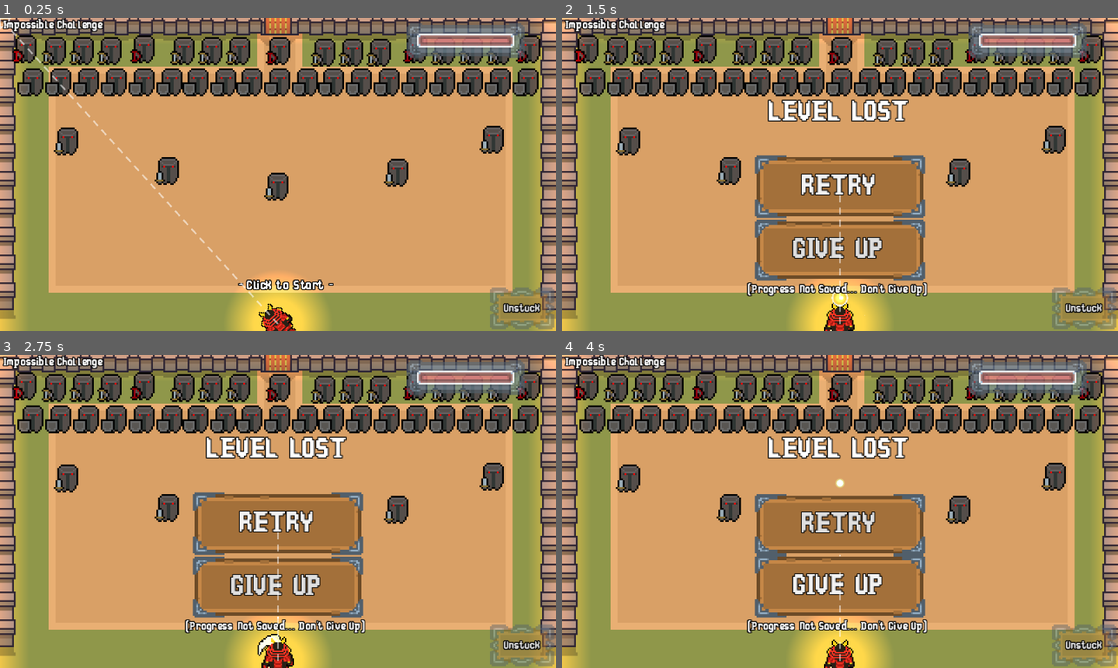
Above: before the commit, frames 1-4 (two rows, left to right).
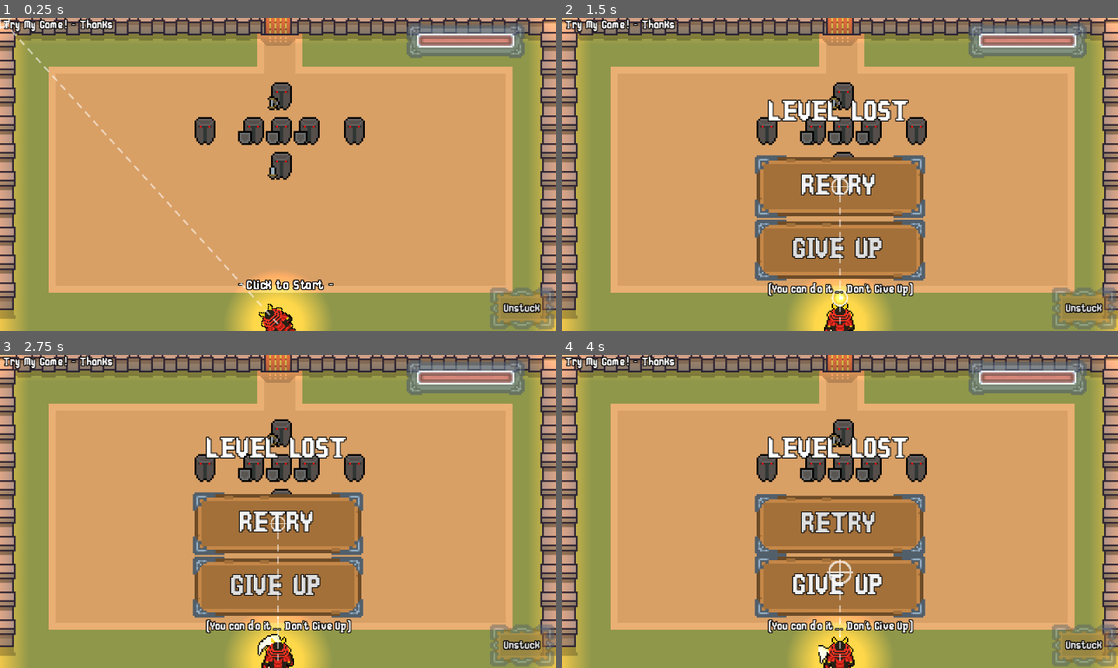
Above: after the commit, the same moments.

Repository: kenji-adachi/orb-samurai
Game: Godot game, scene res://Testing/LevelTesting.tscn
Two runs of this game, one before a commit and one after it. Both use one fixed random seed, a clock stepped at 60 frames per second and the inputs below. This scene is started directly instead of the project's main scene. Sound files missing from this copy of the repository are replaced by a short silence.
Inputs:
- Up to frame 1 (0.25 s): no input
- Up to frame 2 (1.5 s): click "Unstuck" at 0.5 s; click "RETRY" at 1.25 s
- Up to frame 3 (2.75 s): click "RETRY" at 2 s
- Up to frame 4 (4 s): click "RETRY" at 2.75 s; click "GIVE UP" at 3.5 s

The runs differ from the first frame. In frame 1, 16% of the frame differs, in the area x 0-98%, y 0-59%; in frame 2, 16%; in frame 3, 16%; in frame 4, 17%, in the area x 0-98%, y 0-100%.

Commit message:
Added Publishing Content and Final Touches for release

Diff:
--- /dev/null
+++ b/Levels/DisplayLevel/display_level.tscn
@@ -0,0 +1,33 @@
+[gd_scene format=3 uid="uid://xvqtdmmjaaig"]
+
+[ext_resource type="PackedScene" uid="uid://cagrg0efsct2m" path="res://Levels/base_level.tscn" id="1_2bg4w"]
+[ext_resource type="PackedScene" uid="uid://xne27ih10ias" path="res://Core/Enemy/shieldEnemy.tscn" id="2_l117l"]
+[ext_resource type="PackedScene" uid="uid://cwamujttsxgvh" path="res://Core/Enemy/enemy.tscn" id="3_gcy0f"]
+[ext_resource type="PackedScene" uid="uid://d0ugjojarcpea" path="res://Core/Enemy/bow_enemy.tscn" id="4_sq5w0"]
+[ext_resource type="PackedScene" uid="uid://c0ipclmd4ccqr" path="res://Core/Enemy/sword_enemy.tscn" id="5_45nyj"]
+
+[node name="DisplayLevel" unique_id=181910146 instance=ExtResource("1_2bg4w")]
+
+[node name="ShieldEnemy" parent="Enemies" parent_id_path=PackedInt32Array(500221723) index="0" unique_id=2094694508 instance=ExtResource("2_l117l")]
+position = Vector2(162, 65)
+
+[node name="ShieldEnemy2" parent="Enemies" parent_id_path=PackedInt32Array(500221723) index="1" unique_id=863700257 instance=ExtResource("2_l117l")]
+position = Vector2(146, 65)
+
+[node name="ShieldEnemy3" parent="Enemies" parent_id_path=PackedInt32Array(500221723) index="2" unique_id=1476340571 instance=ExtResource("2_l117l")]
+position = Vector2(178, 65)
+
+[node name="Enemy" parent="Enemies" parent_id_path=PackedInt32Array(500221723) index="3" unique_id=1694905836 instance=ExtResource("3_gcy0f")]
+position = Vector2(118, 65)
+
+[node name="Enemy2" parent="Enemies" parent_id_path=PackedInt32Array(500221723) index="4" unique_id=1360042872 instance=ExtResource("3_gcy0f")]
+position = Vector2(204, 65)
+
+[node name="BowEnemy" parent="Enemies" parent_id_path=PackedInt32Array(500221723) index="5" unique_id=1523783529 instance=ExtResource("4_sq5w0")]
+position = Vector2(162, 45)
+
+[node name="SwordEnemy" parent="Enemies" parent_id_path=PackedInt32Array(500221723) index="6" unique_id=1012774082 instance=ExtResource("5_45nyj")]
+position = Vector2(162, 85)
+
+[node name="LevelName" parent="." index="7" unique_id=1808785625]
+text = "Try My Game! - Thanks"
--- /dev/null
+++ b/Resources/Publishing/CoverScene.tscn
@@ -0,0 +1,48 @@
+[gd_scene format=3 uid="uid://b6ea16b0uy4rm"]
+
+[ext_resource type="Texture2D" uid="uid://hm44i0pl0aij" path="res://UI/MainMenu/SamuraiMainMenuBackgroundNonAnimated.png" id="1_3rkbw"]
+[ext_resource type="Theme" uid="uid://bvj5cx2jg5kee" path="res://Resources/main_theme.tres" id="2_ulv2y"]
+[ext_resource type="PackedScene" uid="uid://cwamujttsxgvh" path="res://Core/Enemy/enemy.tscn" id="3_cx325"]
+[ext_resource type="PackedScene" uid="uid://vwdxliu34di4" path="res://Core/Player/player.tscn" id="4_4d6q1"]
+[ext_resource type="PackedScene" uid="uid://d0d00kkpa18ii" path="res://Core/GameBall/GameBall.tscn" id="5_3igfy"]
+
+[node name="CoverScene" type="Node2D" unique_id=2003466130]
+
+[node name="TextureRect" type="TextureRect" parent="." unique_id=393491513]
+offset_right = 40.0
+offset_bottom = 40.0
+texture = ExtResource("1_3rkbw")
+
+[node name="Label" type="Label" parent="." unique_id=1034554581]
+use_parent_material = true
+offset_left = 66.0
+offset_top = 36.0
+offset_right = 256.0
+offset_bottom = 76.0
+theme = ExtResource("2_ulv2y")
+theme_override_colors/font_color = Color(0.7680723, 0.6911754, 0, 1)
+theme_override_colors/font_shadow_color = Color(0, 0, 0, 0.8666667)
+theme_override_colors/font_outline_color = Color(0.4296193, 4.2716042e-07, 1.6845763e-07, 1)
+theme_override_font_sizes/font_size = 40
+text = "ORB SAMURAI"
+
+[node name="Enemy" parent="." unique_id=2094694508 instance=ExtResource("3_cx325")]
+position = Vector2(85.99999, 116.000015)
+rotation = 0.17996031
+scale = Vector2(5.093618, 5.093618)
+
+[node name="Player" parent="." unique_id=2127532797 instance=ExtResource("4_4d6q1")]
+position = Vector2(240, 131.00002)
+rotation = -0.28780332
+scale = Vector2(4.3507833, 4.3507833)
+
+[node name="AnimatedSprite2D" parent="Player" index="2" unique_id=1191709835]
+animation = &"slash"
+frame = 1
+frame_progress = 0.0
+
+[node name="GameBall" parent="." unique_id=1923814879 instance=ExtResource("5_3igfy")]
+position = Vector2(170, 107)
+scale = Vector2(6.310257, 6.310257)
+
+[editable path="Player"]
--- a/Testing/LevelTesting.tscn
+++ b/Testing/LevelTesting.tscn
@@ -2,7 +2,7 @@
 
 [ext_resource type="Script" uid="uid://e4uhgux30ru0" path="res://Testing/level_testing.gd" id="1_5d6s3"]
 [ext_resource type="PackedScene" uid="uid://c6uo7r5ra3ok2" path="res://Core/game_player_core.tscn" id="1_6h3j3"]
-[ext_resource type="PackedScene" uid="uid://dqwkpj54l5xn6" path="res://Levels/Special Levels/challenge_level.tscn" id="4_5d6s3"]
+[ext_resource type="PackedScene" uid="uid://xvqtdmmjaaig" path="res://Levels/DisplayLevel/display_level.tscn" id="4_5d6s3"]
 [ext_resource type="AudioStream" uid="uid://c53ysbg4wimdo" path="res://Resources/Sounds/Music/Retro Mystic.ogg" id="4_b0v0i"]
 
 [node name="LevelTesting" type="Node2D" unique_id=1483796121]
@@ -14,4 +14,4 @@
 stream = ExtResource("4_b0v0i")
 volume_db = -10.0
 
-[node name="ChallengeLevel" parent="." unique_id=181910146 instance=ExtResource("4_5d6s3")]
+[node name="DisplayLevel" parent="." unique_id=181910146 instance=ExtResource("4_5d6s3")]
--- a/UI/LevelUI/level_lost_ui.tscn
+++ b/UI/LevelUI/level_lost_ui.tscn
@@ -46,12 +46,12 @@
 [node name="Label2" type="Label" parent="." unique_id=738408675]
 material = ExtResource("1_mhqx5")
 layout_mode = 1
-offset_left = 26.0
+offset_left = 28.0
 offset_top = 147.0
-offset_right = 291.0
+offset_right = 293.0
 offset_bottom = 166.0
 theme_type_variation = &"LabelSmall"
-text = "(Progress Not Saved... Don't Give Up)"
+text = "(You can do it... Don't Give Up)"
 horizontal_alignment = 1
 vertical_alignment = 1
 
--- a/UI/crosshair2D/crosshair.tscn
+++ b/UI/crosshair2D/crosshair.tscn
@@ -43,6 +43,7 @@
 }
 
 [node name="Crosshair" type="Node2D" unique_id=775337758]
+z_index = 5
 material = ExtResource("1_14ryy")
 scale = Vector2(0.5, 0.5)
 script = ExtResource("1_15qdt")
Binary file added: Resources/Publishing/OrbSamuraiCover.png
Not shown, added: Resources/Publishing/OrbSamuraiCover.png.import
Binary file added: Resources/Publishing/OrbSamuraiDisplay1.png
Not shown, added: Resources/Publishing/OrbSamuraiDisplay1.png.import
Binary file added: Resources/Publishing/OrbSamuraiGIF1.gif
Not shown, added: export_presets.cfg
